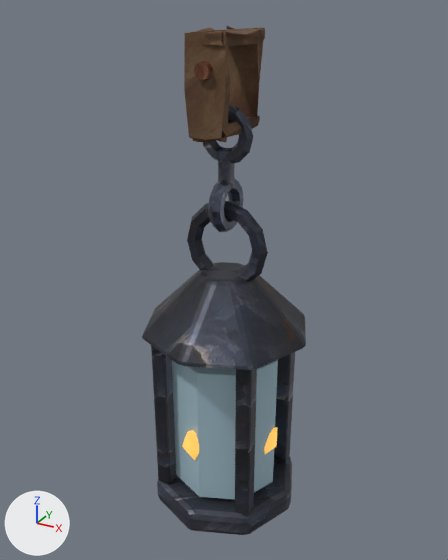
Before and after pictures for a commit that changed the glTF model assets/models/items/lantern_hip.glb.
Rendered twice from a 50 mm camera at (0.3, -0.55, 0.563) aimed at (-0.005, 0.004, 0.286). Lighting does not change. The marker at lower left points along +X, +Y and +Z. The picture after the commit comes second. Vertices at exactly the same position are counted once.

In view in the first picture: 'model'.
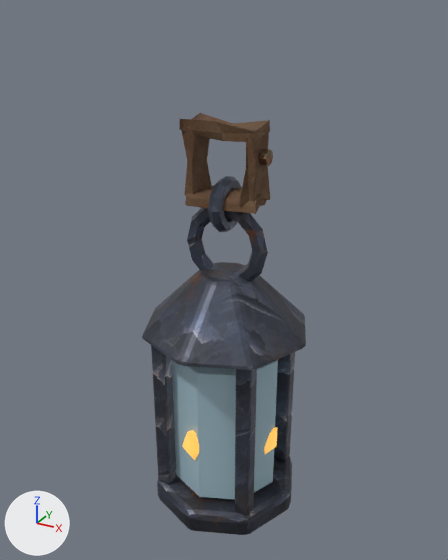
Diff of the bpy script that builds the scene:
```diff
--- a/assets/models/items/lantern_hip.glb.py
+++ b/assets/models/items/lantern_hip.glb.py
@@ img_copper_a @@
+img_copper_a = load_image('copper_a', '_unpacked/copper_a', 512, 512, 'sRGB')
@@ mat_copper_a @@
+mat_copper_a = principled_material('copper_a')
+mat_copper_a.texture = img_copper_a
+mat_copper_a.metallic = 0.6
+mat_copper_a.roughness = 0.45
@@ me_cylinder_002 @@
 # used by ob_model
-me_cylinder_002.from_pydata(...)  # 1338 vertices, 2608 faces; spans x -0.096..0.096, y -0.096..0.096, z 0.0..0.547
-me_cylinder_002.materials.append(mat_copper_c)  # picture img_copper_c
+me_cylinder_002.from_pydata(...)  # 1184 vertices, 2304 faces; spans x -0.096..0.096, y -0.096..0.096, z 0.0..0.463
+# me_cylinder_002 part 1: a new loose piece, an 8-sided cylinder along x spanning x 0.04..0.048, y -0.008..0.008, z 0.421..0.437, in mat_copper_a (picture img_copper_a)
+# me_cylinder_002 part 2: a new loose piece of 139 vertices spanning x -0.043..0.042, y -0.021..0.021, z 0.443..0.463, in mat_leather_dark (picture img_leather_dark)
+# me_cylinder_002 part 3: a new loose piece of 128 vertices spanning x -0.043..-0.024, y -0.02..0.019, z 0.382..0.455, in mat_leather_dark (picture img_leather_dark)
+# me_cylinder_002 part 4: a new loose piece of 121 vertices spanning x -0.043..0.043, y -0.02..0.021, z 0.374..0.392, in mat_leather_dark (picture img_leather_dark)
+# me_cylinder_002 part 5: a new loose piece of 120 vertices spanning x 0.025..0.043, y -0.02..0.02, z 0.381..0.455, in mat_leather_dark (picture img_leather_dark)
+# me_cylinder_002 part 6: 7 loose pieces with 678 vertices, spanning x -0.03..0.03, y -0.047..0.044, z 0.393..0.547, are deleted
+# me_cylinder_002 part 7: 1160 kept faces spanning x -0.096..0.096, y -0.096..0.096, z 0.0..0.405 get new texture (UV) coordinates
+# me_cylinder_002 part 8: 796 faces spanning x -0.096..0.096, y -0.096..0.096, z 0.03..0.379 switch from mat_iron_b (picture img_iron_b) to mat_iron_c (picture img_iron_c)
 me_cylinder_002.materials.append(mat_iron_a)
@@ me_cylinder_002 @@
 me_cylinder_002.materials.append(mat_leather_dark)
+me_cylinder_002.materials.append(mat_copper_a)  # picture img_copper_a
```

Location of each change, [x1, y1, x2, y2] in pixels of the pictures (448 x 560 px):
'model', reshaped (17% shorter)
    before: [142, 26, 306, 535]
    after: [142, 113, 306, 535]
part 1 of me_cylinder_002, added
    after: [259, 149, 273, 166]
part 2 of me_cylinder_002, added (brown)
    after: [179, 113, 270, 143]
part 3 of me_cylinder_002, added (brown)
    after: [182, 127, 212, 195]
part 4 of me_cylinder_002, added (brown)
    after: [185, 186, 267, 214]
part 5 of me_cylinder_002, added (brown)
    after: [239, 132, 270, 206]
part 6 of me_cylinder_002, deleted (brown)
    before: [184, 26, 265, 187]
part 7 of me_cylinder_002, surface changed
    both: [146, 178, 305, 535]
part 8 of me_cylinder_002, recoloured
    before: [146, 201, 305, 515]
    after: [146, 208, 305, 515]
